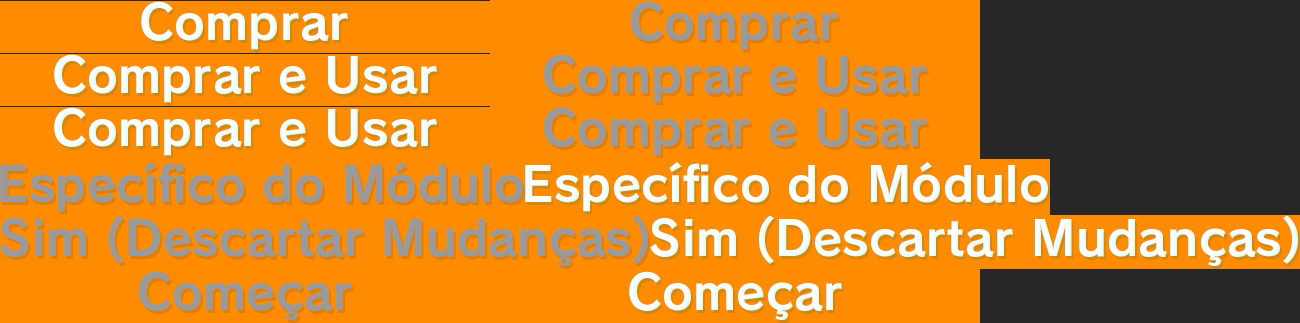
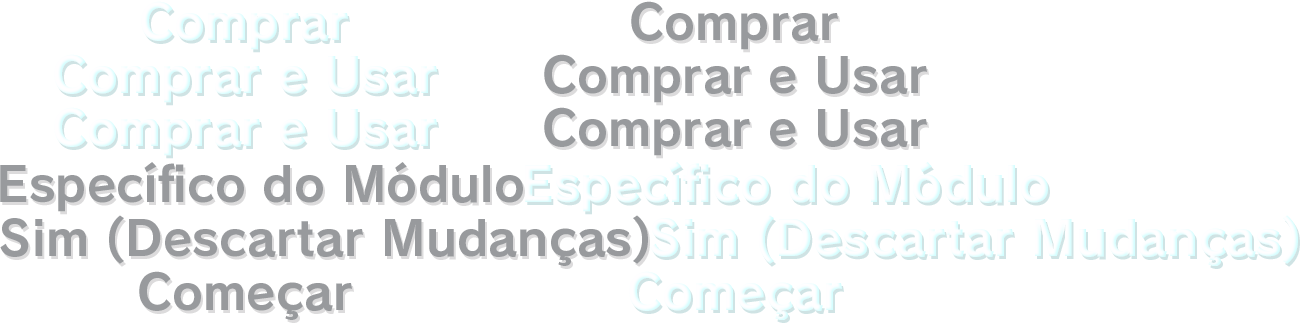
Layer changes from the first 1300x323 image to the second:
added group "CONFIG_TXT_START_SEL" (1st of 2) with 2 layers above "CONFIG_TXT_START" over [left=490, top=269, right=980, bottom=323]
added group "CONFIG_CANCEL_TXT_YES_SEL" (1st of 2) with 2 layers above "CONFIG_CANCEL_TXT_YES" over [left=650, top=215, right=1300, bottom=269]
added layer "CONFIG_CANCEL_TXT_YES_SEL" (2nd of 2, in "CONFIG_CANCEL_TXT_YES_SEL") in group "CONFIG_CANCEL_TXT_YES_SEL" over [left=650, top=215, right=1300, bottom=269]
added group "CONFIG_CANCEL_TXT_YES" (1st of 2) with 2 layers above "CHOICE_TXT_DEFAULT_SEL" over [left=0, top=215, right=650, bottom=269]
added layer "CONFIG_CANCEL_TXT_YES" (2nd of 2, in "CONFIG_CANCEL_TXT_YES") in group "CONFIG_CANCEL_TXT_YES" over [left=0, top=215, right=650, bottom=269]
added group "CHOICE_TXT_DEFAULT_SEL" (1st of 2) with 2 layers above "CHOICE_TXT_DEFAULT" over [left=525, top=159, right=1050, bottom=215]
added layer "CHOICE_TXT_DEFAULT_SEL" (2nd of 2, in "CHOICE_TXT_DEFAULT_SEL") in group "CHOICE_TXT_DEFAULT_SEL" over [left=525, top=162, right=1050, bottom=215]
added group "CHOICE_TXT_DEFAULT" (1st of 2) with 2 layers above "CHOICE_TXT_BUY03" over [left=0, top=159, right=525, bottom=215]
added layer "CHOICE_TXT_DEFAULT" (2nd of 2, in "CHOICE_TXT_DEFAULT") in group "CHOICE_TXT_DEFAULT" over [left=0, top=162, right=525, bottom=215]
moved "Sim (Descartar Mudanças) Sel" into group "OLD" over [left=650, top=215, right=1300, bottom=269]
moved "Sim (Descartar Mudanças)" (2nd of 3, in "OLD") into group "OLD" over [left=0, top=215, right=650, bottom=269]
moved "Específico do Módulo Sel" into group "OLD" over [left=525, top=159, right=1050, bottom=215]
moved "Específico do Módulo" (2nd of 3, in "OLD") into group "OLD" over [left=0, top=159, right=525, bottom=215]
hid "Background" over [left=0, top=0, right=1300, bottom=323]
…and 23 more changes (15 added, 8 stack)
